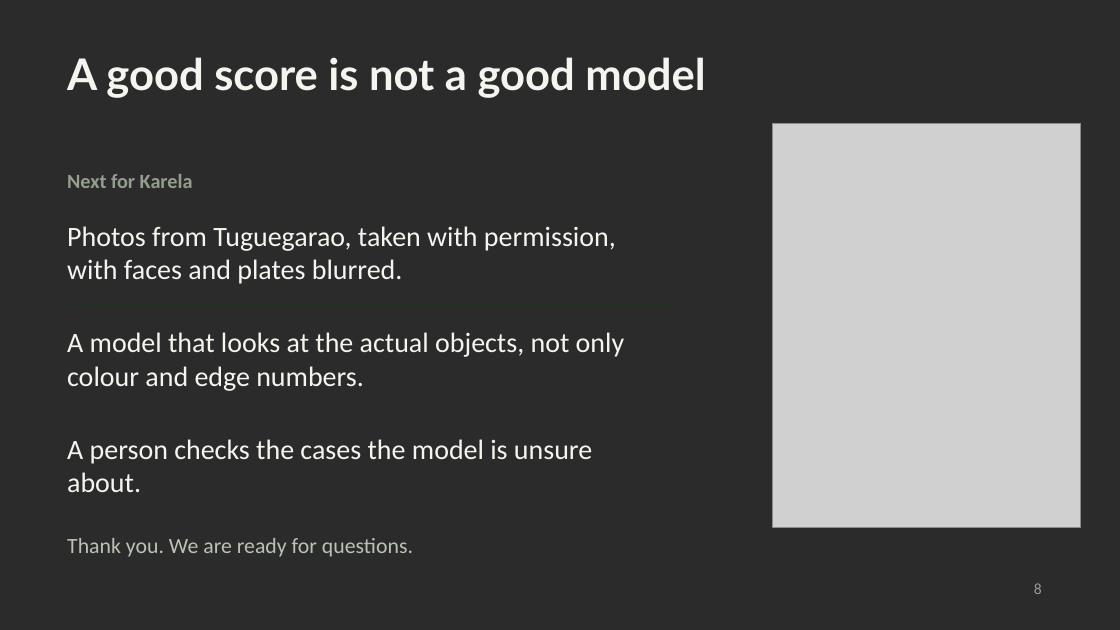
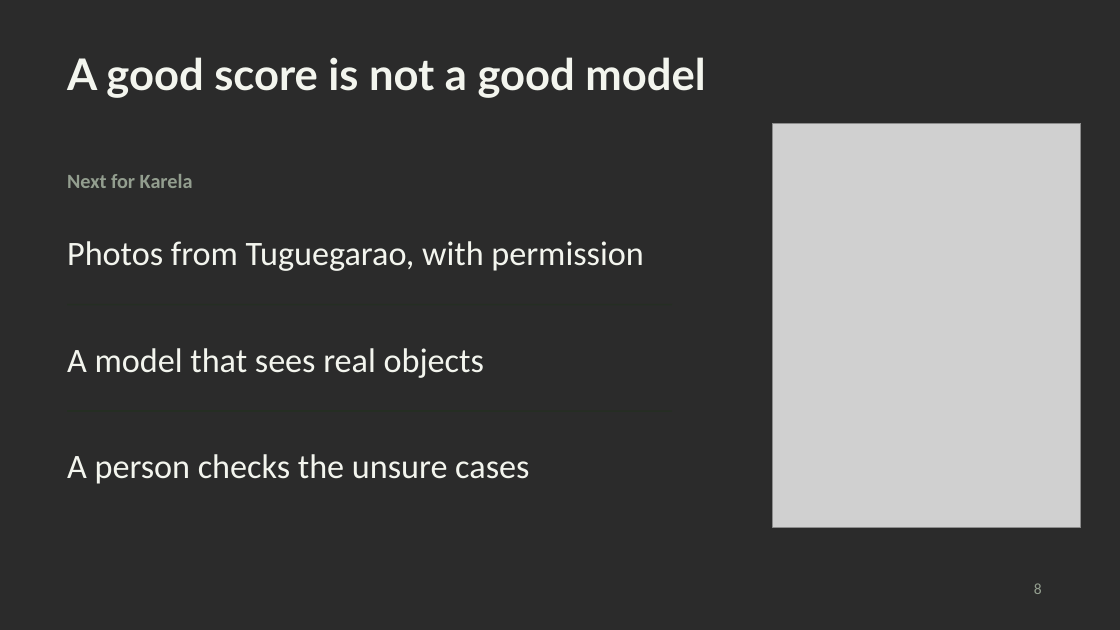
Before and after one commit to Dell015/ml-activity, a slide deck: slide 8 of Karela_ML_Presentation.pptx. Drawn at 1120x630 pixels with LibreOffice and Linux fonts; fonts in the diff are those of the drawing; grey boxes stand for pictures; background and template pictures are left out; a plain dark background stands for a picture behind light text. Boxes give left, top, right and bottom in pixels: in the first picture for what was removed or moved away, otherwise in the second. Text is boxed around its words. In the diff, an @@ line names an element or a change of style, - is before the commit and + after.

```diff
--- a/Karela_ML_Presentation.pptx
+++ b/Karela_ML_Presentation.pptx
@@ text at <box>67,241,643,271</box>: text changed; size 18 to 22 pt @@
-Photos from Tuguegarao, taken with permission, with faces and plates blurred.
+Photos from Tuguegarao, with permission
@@ text at <box>67,348,484,378</box>: text changed; size 18 to 22 pt @@
-A model that looks at the actual objects, not only colour and edge numbers.
+A model that sees real objects
@@ text at <box>67,454,529,484</box>: text changed; size 18 to 22 pt @@
-A person checks the cases the model is unsure about.
+A person checks the unsure cases
@@ text removed at <box>67,538,413,557</box> @@
-Thank you. We are ready for questions.
```
Also in this commit, not shown: 7 other slides changed, 1 slide added, 2 other files.
